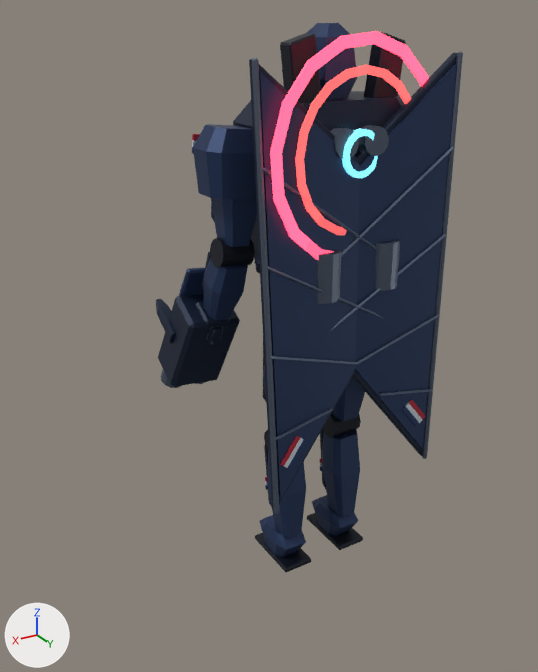
The glTF model public/assets/models/combat/m01.glb: old version first, new version second.
Camera for both pictures: a 50 mm camera at (4.45, 6.28, 6.13) aimed at (-0.2, -1.47, 2.26). The lights are fixed; the arrows at lower left show +X, +Y and +Z. The first picture is the older version. Both versions are drawn at frame 3 of the action 'atk'; the numbers are the values there. Vertices at exactly the same position are counted once.

Script lines for the objects in view, before the commit:
```python
me_export_fx_atk_tell_fx_accent = bpy.data.meshes.new('Export_fx_atk_tell_fx_accent')
me_export_fx_atk_tell_fx_accent.from_pydata(...)  # 64 vertices, 128 faces; spans x -0.93..0.93, y -0.01..0.01, z -0.93..0.93
me_export_fx_atk_tell_fx_accent.materials.append(mat_fx_accent)  # red #ff435f, glowing red #ff435f
me_export_fx_atk_tell_fx_color = bpy.data.meshes.new('Export_fx_atk_tell_fx_color')
me_export_fx_atk_tell_fx_color.from_pydata(...)  # 80 vertices, 160 faces; spans x -0.68..0.68, y -0.013..0.013, z -0.68..0.68
me_export_fx_atk_tell_fx_color.materials.append(mat_fx_color)  # red #d94f4f, glowing red #ff5e5e
me_export_wing_l_steel = bpy.data.meshes.new('Export_wing_l_steel')
me_export_wing_l_steel.from_pydata(...)  # 48 vertices, 88 faces; spans x -0.14..3.46, y -0.09..0.09, z -1.66..1.26
me_export_wing_l_steel.materials.append(mat_steel)  # greyish blue #5c6778
ob_export_fx_atk_tell_fx_accent = bpy.data.objects.new('Export_fx_atk_tell_fx_accent', me_export_fx_atk_tell_fx_accent)
ob_export_fx_atk_tell_fx_accent.parent = ob_fx_atk_tell
ob_export_fx_atk_tell_fx_accent.location = (0.0, 0.0, 0.0)
ob_export_fx_atk_tell_fx_color = bpy.data.objects.new('Export_fx_atk_tell_fx_color', me_export_fx_atk_tell_fx_color)
ob_export_fx_atk_tell_fx_color.parent = ob_fx_atk_tell
ob_export_fx_atk_tell_fx_color.location = (0.0, 0.0, 0.0)
ob_export_wing_l_steel = bpy.data.objects.new('Export_wing_l_steel', me_export_wing_l_steel)
ob_export_wing_l_steel.parent = ob_wing_l
ob_export_wing_l_steel.location = (0.0, 0.0, 0.0)
# also in view: 'Export_head_armor' at (0.0, -0.05, 5.7); 'Export_knee_r_armor' at (-0.4, -0.07, 0.9); 'Export_elbow_l_dark' at (1.11, 0.01, 3.99); 'Export_chest_shade' at (0.0, 0.0, 4.39); 'Export_chest_dark' at (0.0, -0.04, 4.98)
```
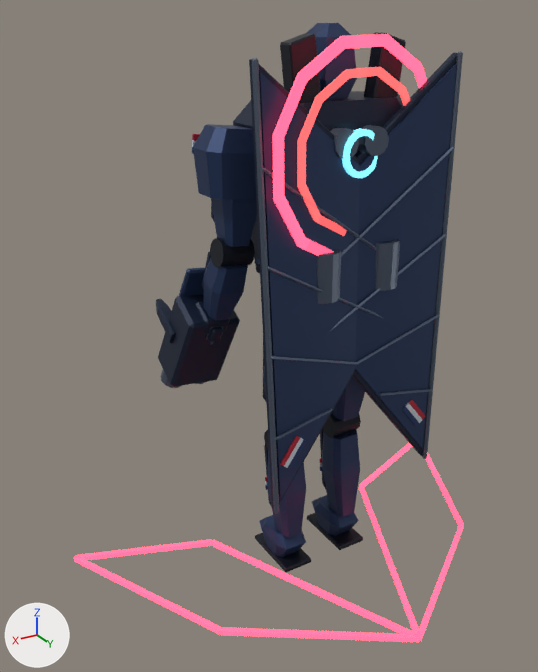
Edits to the scene script, one JSON object a line:
```json
{"block": "me_export_fx_atk_tell_fx_accent", "where": "# used by ob_export_fx_atk_tell_fx_accent; parent = ob_fx_atk_tell; location = (0.0, 0.0, 0.0)"}
{"op": "remove", "block": "me_export_fx_atk_tell_fx_accent", "code": "me_export_fx_atk_tell_fx_accent.from_pydata(...)  # 64 vertices, 128 faces; spans x -0.93..0.93, y -0.01..0.01, z -0.93..0.93"}
{"op": "add", "block": "me_export_fx_atk_tell_fx_accent", "code": "me_export_fx_atk_tell_fx_accent.from_pydata(...)  # 48 vertices, 96 faces; spans x -0.93..0.93, y -0.01..0.01, z -0.93..0.93"}
{"block": "me_export_fx_atk_tell_fx_accent", "change": "me_export_fx_atk_tell_fx_accent part 1"}
{"block": "me_export_fx_atk_tell_fx_accent", "change": "16 vertices are removed from x -0.66..0.66, y -0.01..0.01, z -0.66..0.66"}
{"block": "me_export_fx_atk_tell_fx_accent", "change": "82 faces are deleted"}
{"block": "me_export_fx_atk_tell_fx_accent", "change": "32 vertices move from x -0.86..0.86, y -0.01..0.01, z -0.86..0.86 to x -0.8..0.8, y -0.01..0.01, z -0.8..0.8"}
{"block": "me_export_fx_atk_tell_fx_accent", "change": "50 new faces join them"}
{"block": "me_export_fx_atk_tell_fx_color", "where": "# used by ob_export_fx_atk_tell_fx_color; parent = ob_fx_atk_tell; location = (0.0, 0.0, 0.0)"}
{"op": "remove", "block": "me_export_fx_atk_tell_fx_color", "code": "me_export_fx_atk_tell_fx_color.from_pydata(...)  # 80 vertices, 160 faces; spans x -0.68..0.68, y -0.013..0.013, z -0.68..0.68"}
{"op": "add", "block": "me_export_fx_atk_tell_fx_color", "code": "me_export_fx_atk_tell_fx_color.from_pydata(...)  # 48 vertices, 96 faces; spans x -0.68..0.68, y -0.013..0.013, z -0.68..0.68"}
{"block": "me_export_fx_atk_tell_fx_color", "change": "me_export_fx_atk_tell_fx_color part 2"}
{"block": "me_export_fx_atk_tell_fx_color", "change": "32 vertices are removed from x -0.55..0.55, y -0.013..0.013, z -0.55..0.55"}
{"block": "me_export_fx_atk_tell_fx_color", "change": "126 faces are deleted"}
{"block": "me_export_fx_atk_tell_fx_color", "change": "32 vertices move from x -0.647..0.647, y -0.013..0.013, z -0.647..0.647 to x -0.589..0.589, y -0.013..0.013, z -0.589..0.589"}
{"block": "me_export_fx_atk_tell_fx_color", "change": "62 new faces join them"}
{"op": "add", "block": "me_export_fx_atk_field_tell_fx_accent", "code": ["me_export_fx_atk_field_tell_fx_accent = bpy.data.meshes.new('Export_fx_atk_field_tell_fx_accent')", "me_export_fx_atk_field_tell_fx_accent.from_pydata(...)  # 64 vertices, 96 faces; spans x -0.77..0.77, y -0.33..0.55, z 0.01..0.03", "me_export_fx_atk_field_tell_fx_accent.materials.append(mat_fx_accent)  # red #ff435f, glowing red #ff435f"]}
{"op": "add", "block": "ob_export_fx_atk_field_tell_fx_accent", "code": ["ob_export_fx_atk_field_tell_fx_accent = bpy.data.objects.new('Export_fx_atk_field_tell_fx_accent', me_export_fx_atk_field_tell_fx_accent)", "ob_export_fx_atk_field_tell_fx_accent.parent = ob_fx_atk_field_tell", "ob_export_fx_atk_field_tell_fx_accent.location = (0.0, 0.0, 0.0)"]}
{"op": "add", "block": "ob_fx_atk_field_tell", "code": ["ob_fx_atk_field_tell = bpy.data.objects.new('fx_atk_field_tell', None)", "ob_fx_atk_field_tell.parent = ob_m01", "ob_fx_atk_field_tell.location = (0.0, 0.0, 0.0)", "ob_fx_atk_field_tell.scale = (3.57, 3.57, 3.57)"]}
```

Boxes (x1, y1, x2, y2) around the edits, measured in the pictures (538 x 672 px):
```json
{"object": "Export_fx_atk_field_tell_fx_accent", "change": "added", "after": [74, 443, 464, 642]}
{"object": "Export_fx_atk_tell_fx_accent", "change": "reshaped", "before": [270, 31, 428, 260], "after": [272, 34, 427, 256]}
{"object": "Export_fx_atk_tell_fx_color", "change": "reshaped", "before": [295, 65, 411, 235], "after": [297, 67, 410, 236]}
```
